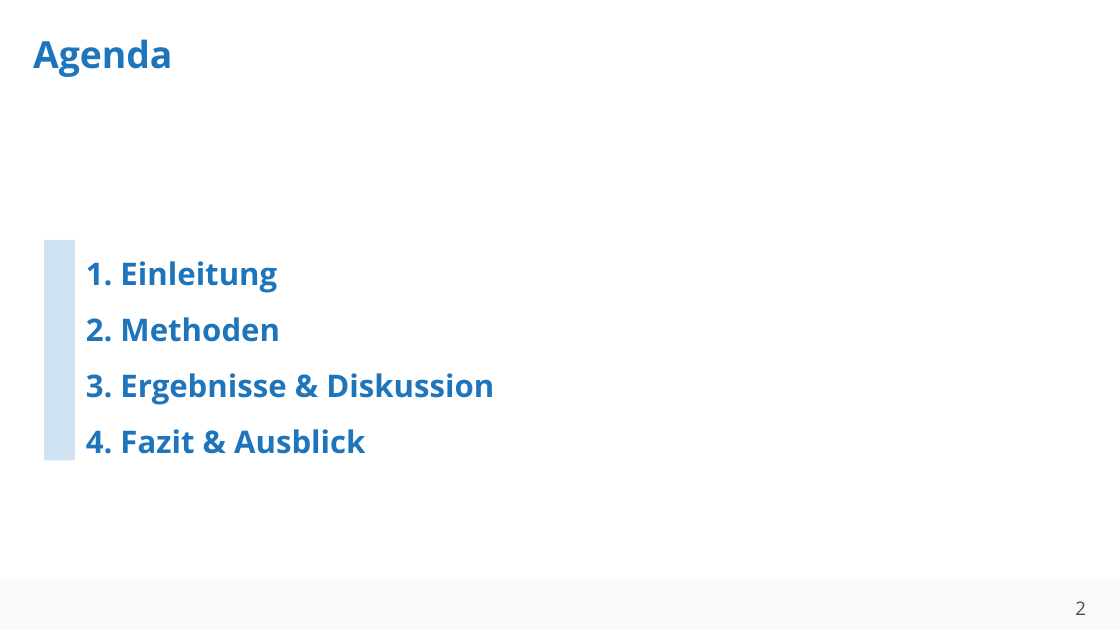
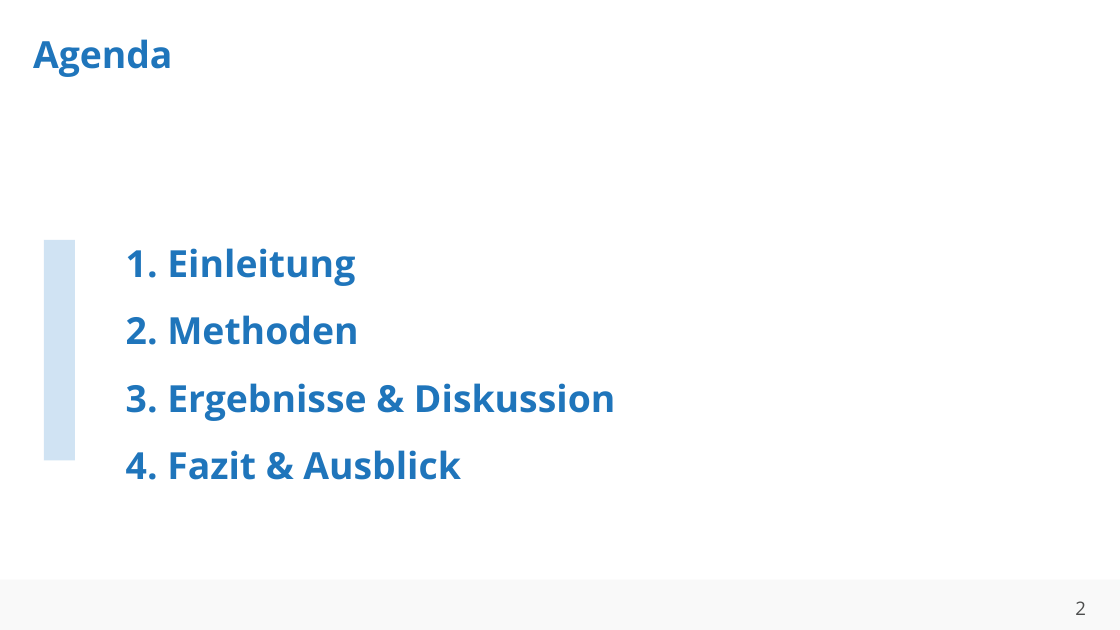
Before and after one commit to ahndavin/Abschlussarbeit_Bachelor, a slide deck: slide 2 of Kolloquium/Kolloquium.pptx. Drawn at 1120x630 pixels with LibreOffice and Linux fonts; fonts in the diff are those of the drawing; background and template pictures are left out. Boxes give left, top, right and bottom in pixels: in the first picture for what was removed or moved away, otherwise in the second. Text is boxed around its words. In the diff, an @@ line names an element or a change of style, - is before the commit and + after.

```diff
--- a/Kolloquium/Kolloquium.pptx
+++ b/Kolloquium/Kolloquium.pptx
@@ text "1. Einleitung 2. Methoden 3. ...": place and size @@
-text "1. Einleitung 2. Methoden 3. ..." at <box>86,261,494,454</box>
+text "1. Einleitung 2. Methoden 3. ..." at <box>126,248,615,480</box>
@@ text "1. Einleitung 2. Methoden 3. ..." at <box>126,248,615,480</box>: size 20 to 24 pt @@
```
Also in this commit, not shown: 1 other slide changed, 1 slide added.
